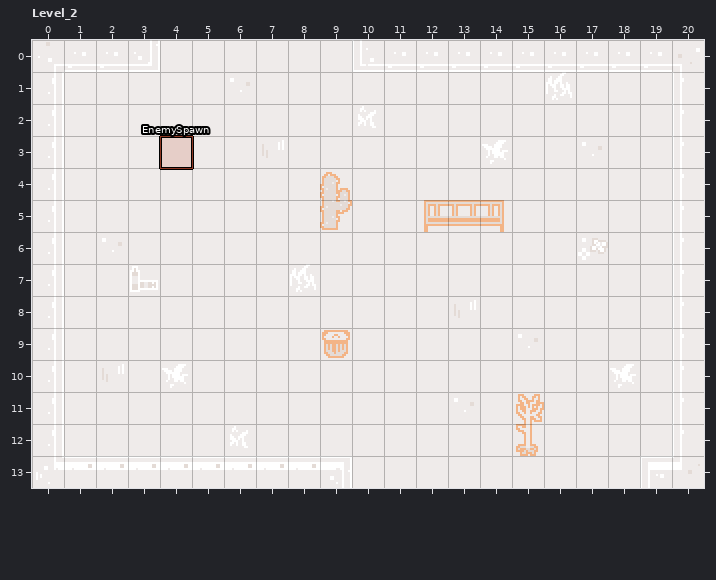
Level history. LDtk project: public/assets/map/map.ldtk. Above is the file before it was changed.
Cells are 16x16 px. Shown: Level_2 x 0..20, y 0..13. The commit also changed other parts of the map, which this record leaves out.
The result:
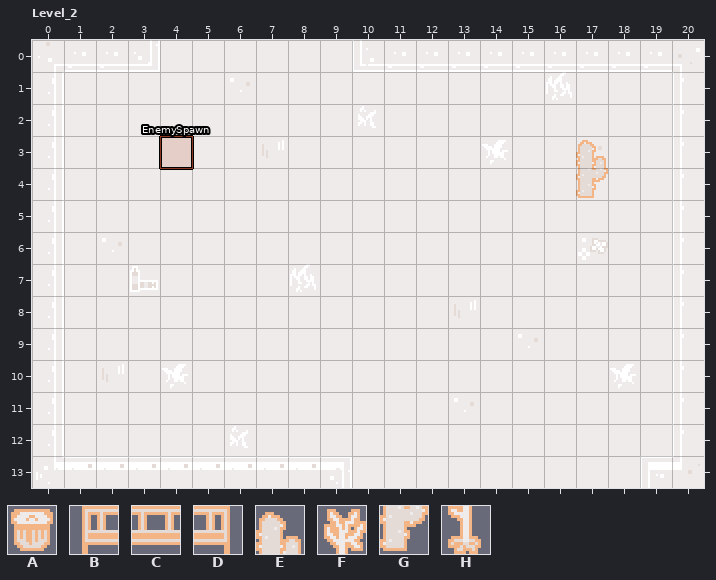
Key: from "Tileset": A 6, B 46, C 47, D 48, E 49, F 50, G 69, H 70.
_ is an empty cell, . an unchanged one.
What changed:
--- layer "_02_Middle"
@@ x 9..17 @@
- 3 ........_
- 4 E......._
- 5 G..BCD...
+ 3 ........E
+ 4 _.......G
+ 5 _..___...
@@ x 9..9 @@
- 9 A
+ 9 _
@@ x 15..15 @@
-11 F
-12 H
+11 _
+12 _
